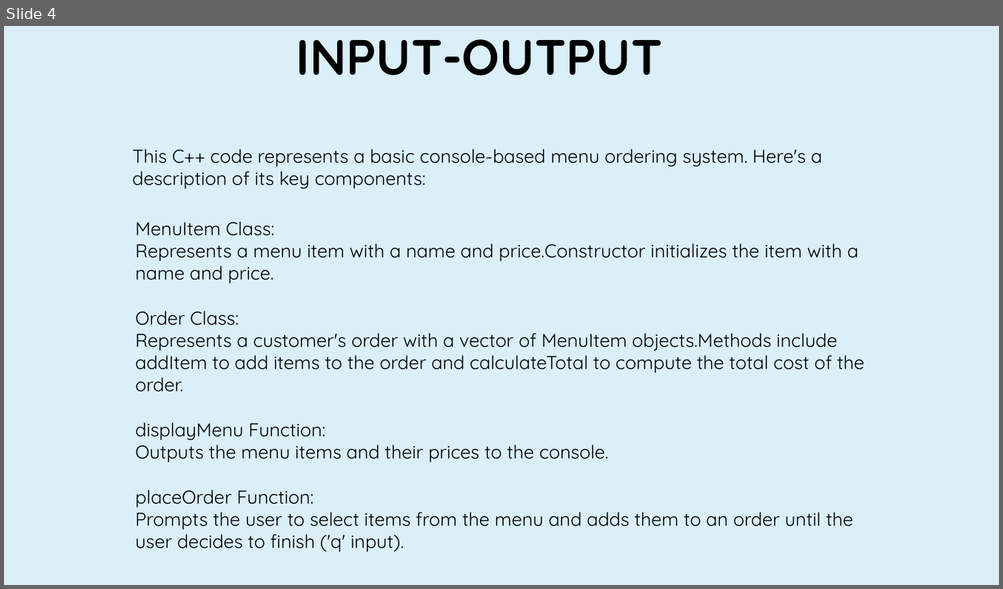
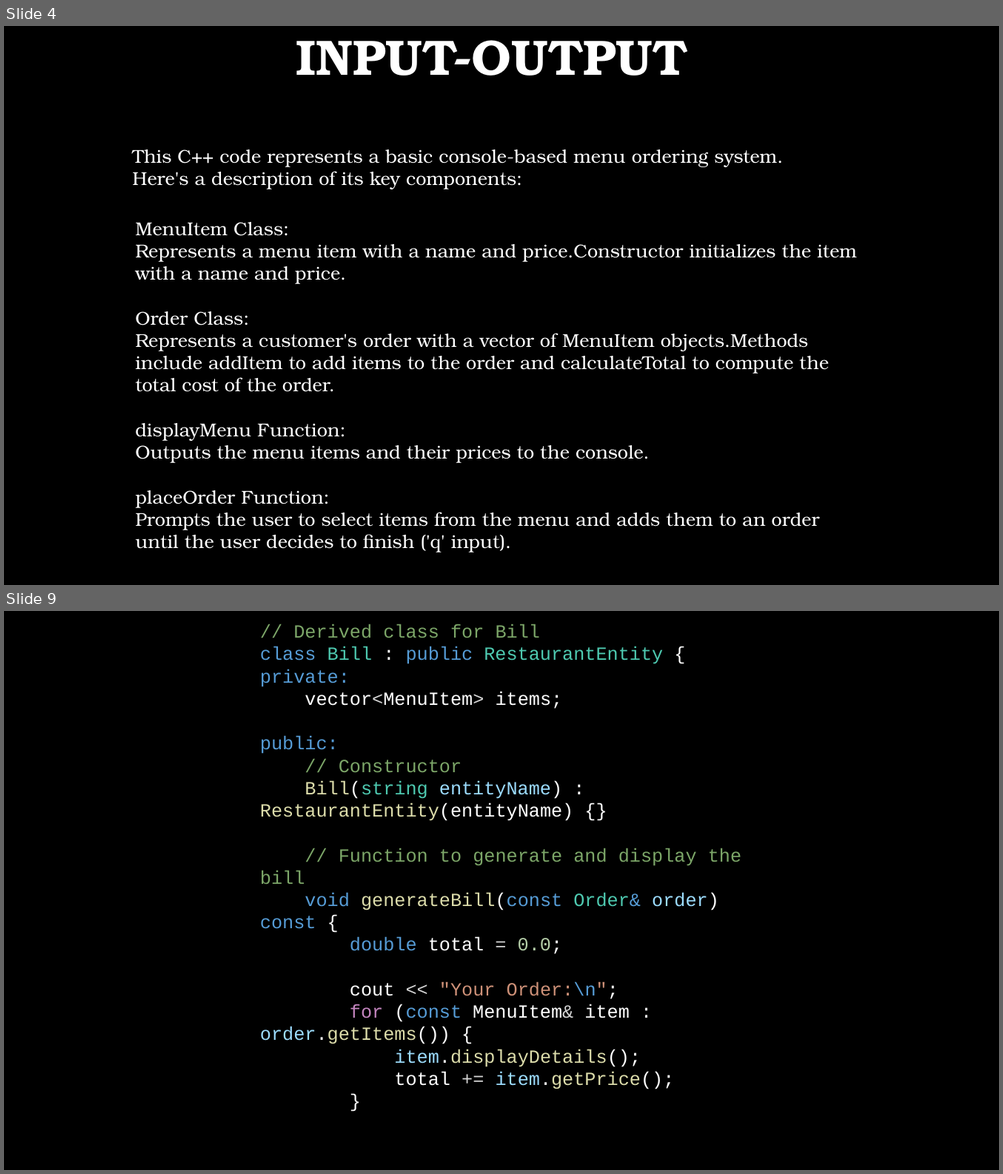
Before and after one commit to kalikumari292725/oopm-case-study, a slide deck: PRESENTATIONPPT3.pptx. Shown one above the other, each under a label of ours: slide 4 before the commit, slides 4 and 9 after it; the slides between them are not shown. The pictures are 1003x589 and 1003x1174 pixels, drawn with LibreOffice and Linux fonts; fonts in the diff are those of the drawing; background and template pictures are left out. Boxes give left, top, right and bottom in pixels: in the first picture for what was removed or moved away, otherwise in the second. Text is boxed around its words. In the diff, an @@ line names an element or a change of style, - is before the commit and + after.

```diff
--- a/PRESENTATIONPPT3.pptx
+++ b/PRESENTATIONPPT3.pptx
@@ slide 9 added at (4,611,999,1170), background picture (left out) @@
@@ text added at (260,624,741,1090), 18 pt, text #FFFFFF @@
+// Derived class for Bill
+class Bill : public RestaurantEntity {
+private:
+vector<MenuItem> items;
+public:
+// Constructor
+Bill(string entityName) : RestaurantEntity(entityName) {}
+// Function to generate and display the bill
+void generateBill(const Order& order) const {
+double total = 0.0;
+cout << "Your Order:\n";
+for (const MenuItem& item : order.getItems()) {
+item.displayDetails();
+total += item.getPrice();
+}
@@ slide 4 changed as well @@
@@ background #DBEFF9 to picture (left out) @@
@@ font Quicksand to TeX Gyre Bonum, text colour #000000 to #FFFFFF in 3 elements at (296,40,688,76), (132,150,782,190), (135,222,856,553) @@
```
Also in this commit, not shown: 4 other slides changed, 11 other slides added, 5 slides removed.
